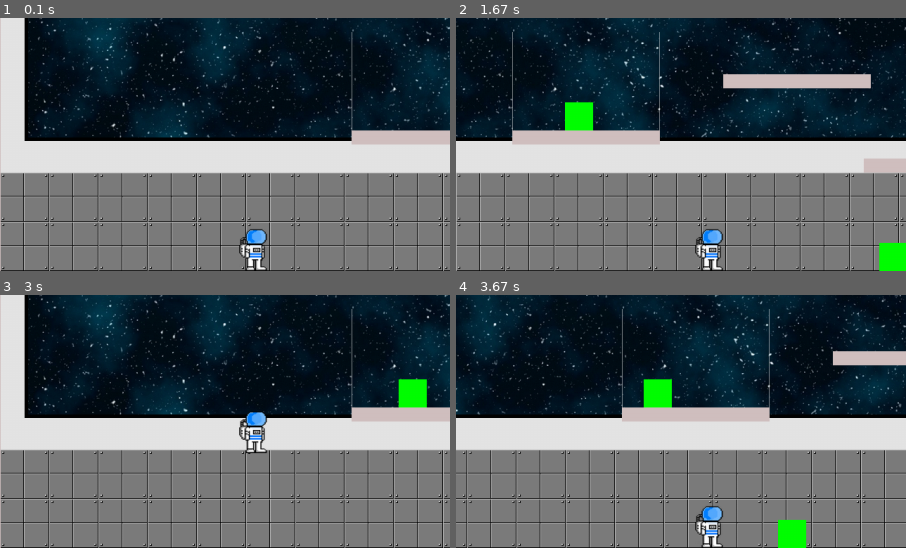
Above: before the commit, frames 1-4 (two rows, left to right).
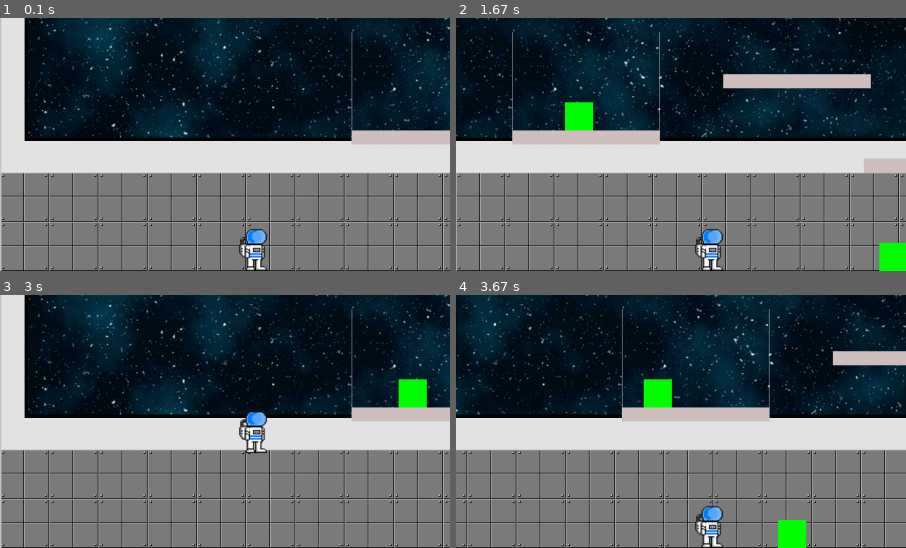
Above: after the commit, the same moments.

Repository: FlyingEwok/pygameRST
Game: pygame game, started from game.py
Two runs of this game, one before a commit and one after it. Both use one fixed random seed, a clock stepped at 60 frames per second and the inputs below.
Inputs:
- Up to frame 1 (0.1 s): no input
- Up to frame 2 (1.67 s): hold Right 0.33-0.8 s; hold Up 0.83-1.13 s; hold Right 1.17-1.63 s
- Up to frame 3 (3 s): hold Left 1.67-2.2 s; hold Left 2.23-2.63 s; hold Up from 2.67 s (still down)
- Up to frame 4 (3.67 s): release Up at 3.03 s; hold Right from 3.07 s (still down)
The pictures show only the part of the screen within x 0-50%, y 50-100%; the shares and areas given below are measured in that part.

The runs differ from the first frame. In frame 1, 0.2% of the frame differs, in the area x 0-1%, y 61-100%; in frame 2, nothing differs; in frame 3, 0.2%; in frame 4, nothing differs.

Commit message:
Background now assigned to each level

Diff:
--- a/level1class.py
+++ b/level1class.py
@@ -9,8 +9,6 @@
     """ Definition for level 1. """
 
     def create(self):
-        print("Level 1 create")
-
         super(Level_01, self).create()
 
         # Place player
@@ -19,7 +17,7 @@
 
         # Array with width, height, x, and y of platform
         self.levelPlatform =[
-                 [1, 720, 0, 0],
+                 [2, 720, 0, 0],
                  [210, 20, 500, 520],
                  [210, 20, 800, 440],
                  [210, 20, 1000, 560],
@@ -46,5 +44,5 @@
 
         # Call the parent constructor
         levelclass.Level.__init__(self, player)
+        self.background = pygame.image.load('images/SpaceBackground.png')
         self.level_limit = -3840
-        self.level_start = 675
--- a/levelclass.py
+++ b/levelclass.py
@@ -19,7 +19,7 @@
         self.player_list.add(self.player)
         self.screenHeight = pygame.display.get_surface().get_size()[1]
         self.screenWidth = pygame.display.get_surface().get_size()[0]
-        self.background = pygame.image.load('images/SpaceBackground.png')
+        self.background = None #pygame.image.load('images/SpaceBackground.png')
 
         # How far this world has been scrolled left/right
         self.world_shift = 0
